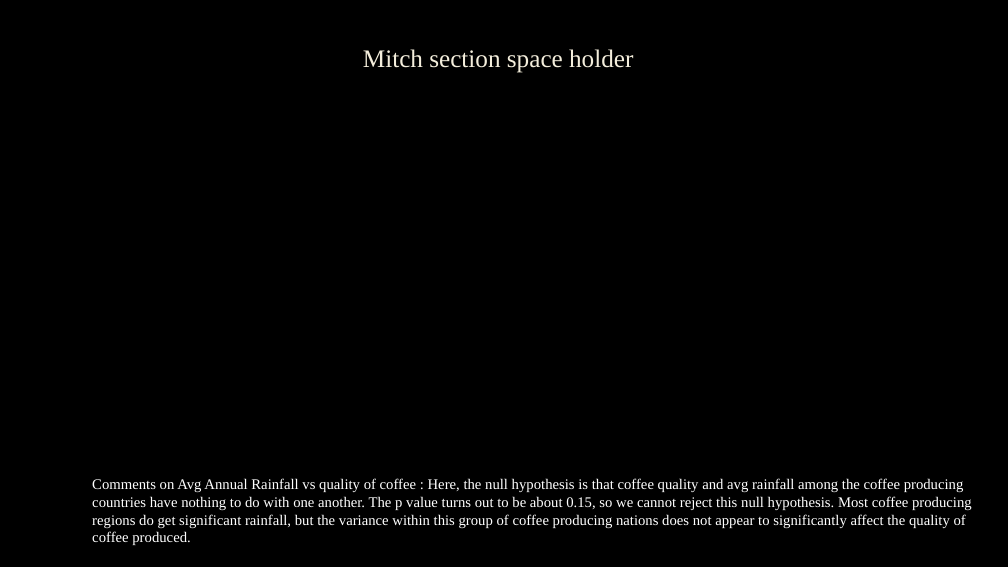
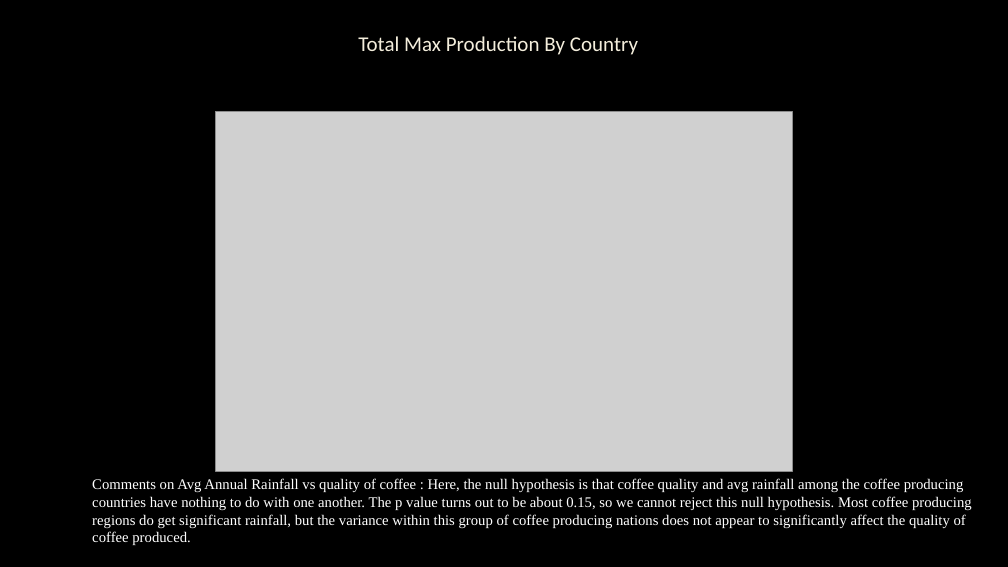
Before and after one commit to colinroberts-data-analytics-portfolio/project1, a slide deck: slide 10 of A Study of Coffee Production.pptx (slide 9 before the commit). Drawn at 1008x567 pixels with LibreOffice and Linux fonts; fonts in the diff are those of the drawing; grey boxes stand for pictures; background and template pictures are left out. Boxes give left, top, right and bottom in pixels: in the first picture for what was removed or moved away, otherwise in the second. Text is boxed around its words. In the diff, an @@ line names an element or a change of style, - is before the commit and + after.

```diff
--- a/A Study of Coffee Production.pptx
+++ b/A Study of Coffee Production.pptx
@@ title at [358, 36, 638, 55]: text changed; size 24 to 20 pt; font Times New Roman to Calibri @@
-Mitch section space holder
+Total Max Production By Country
@@ picture added at [216, 112, 792, 471] @@
```
Also in this commit, not shown: 7 other slides changed, 6 slides added, 1 slide removed.
